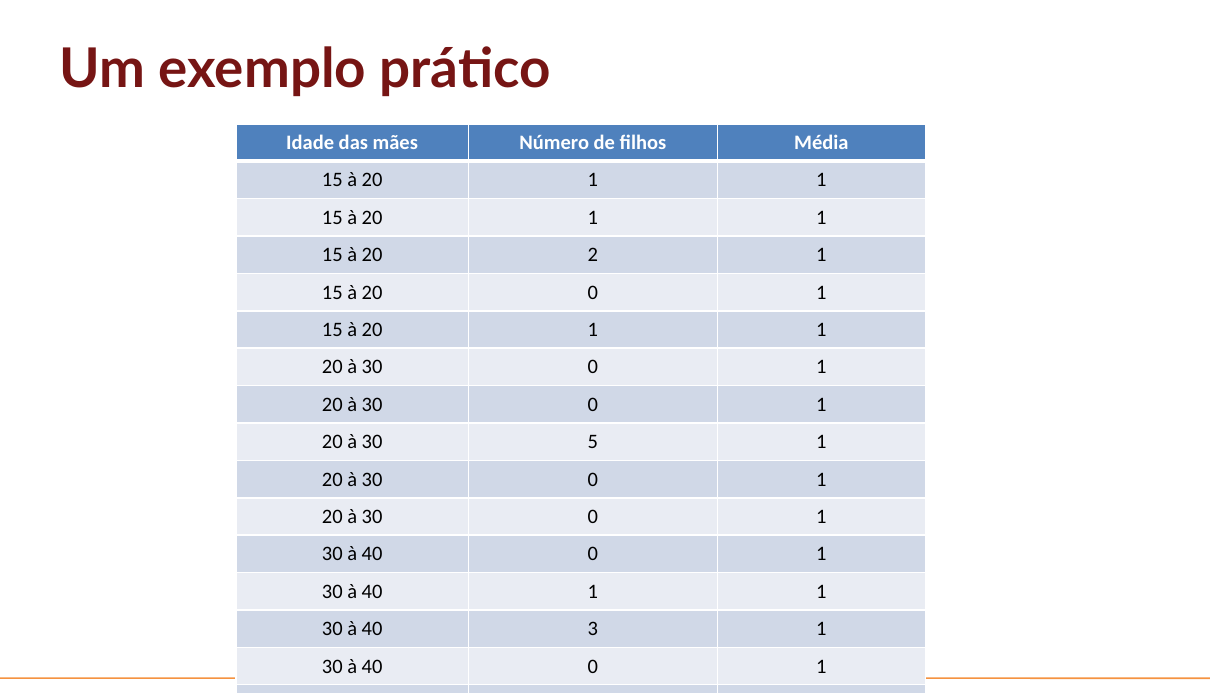
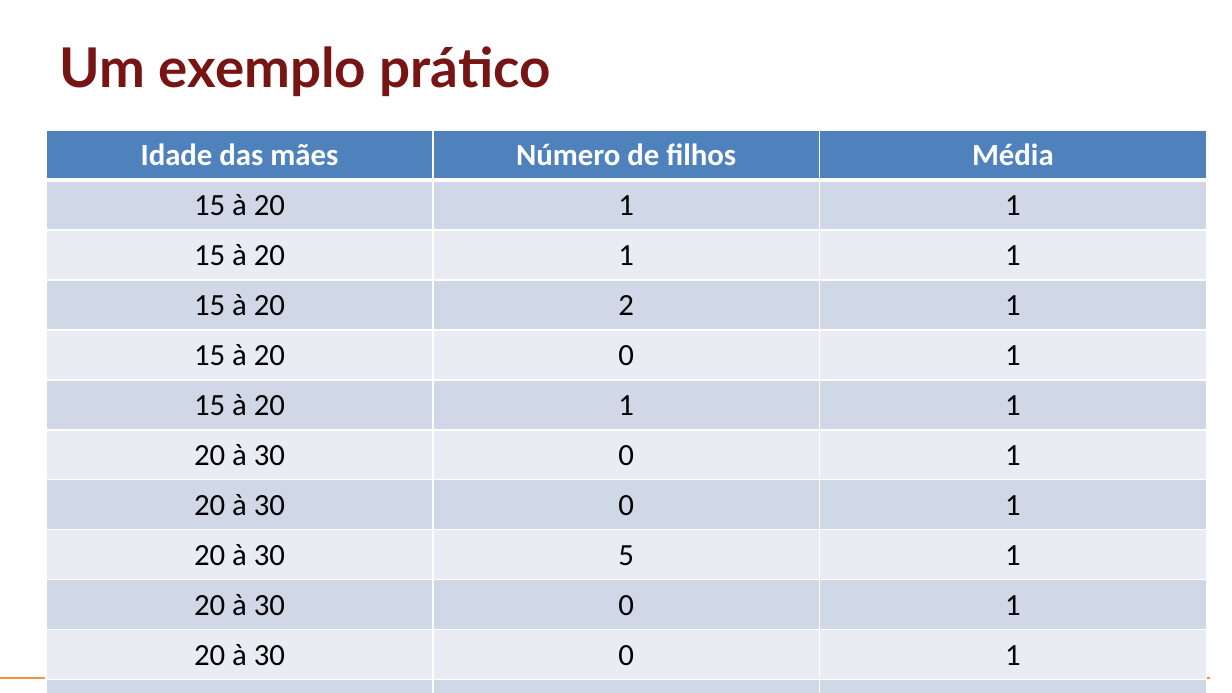
Before and after one commit to mikael04/aulas-profortec-datavis, a slide deck: slide 6 of Aulas/Aula-01-Intro-Vis.pptx. Drawn at 1232x693 pixels with LibreOffice and Linux fonts; fonts in the diff are those of the drawing; background and template pictures are left out. Boxes give left, top, right and bottom in pixels: in the first picture for what was removed or moved away, otherwise in the second. Text is boxed around its words. In the diff, an @@ line names an element or a change of style, - is before the commit and + after.

```diff
--- a/Aulas/Aula-01-Intro-Vis.pptx
+++ b/Aulas/Aula-01-Intro-Vis.pptx
@@ table at <box>47,131,1207,670</box> @@
@@ fill #D0D8E7 to #D0D8E8 in 24 cells @@
@@ fill #E9ECF3 to #E9EDF4 in 21 cells @@
@@ size 12 to 18 pt @@
@@ borders changed @@
@@ table: place and size @@
-table at <box>237,124,926,677</box>
+table at <box>47,131,1207,670</box>
@@ line (0, 678) - (1210, 678): stroke #F59240 1 pt to #F69240 1 pt @@
```
Also in this commit, not shown: 9 other slides changed, 2 slides added, 1 slide removed, 8 other files.
